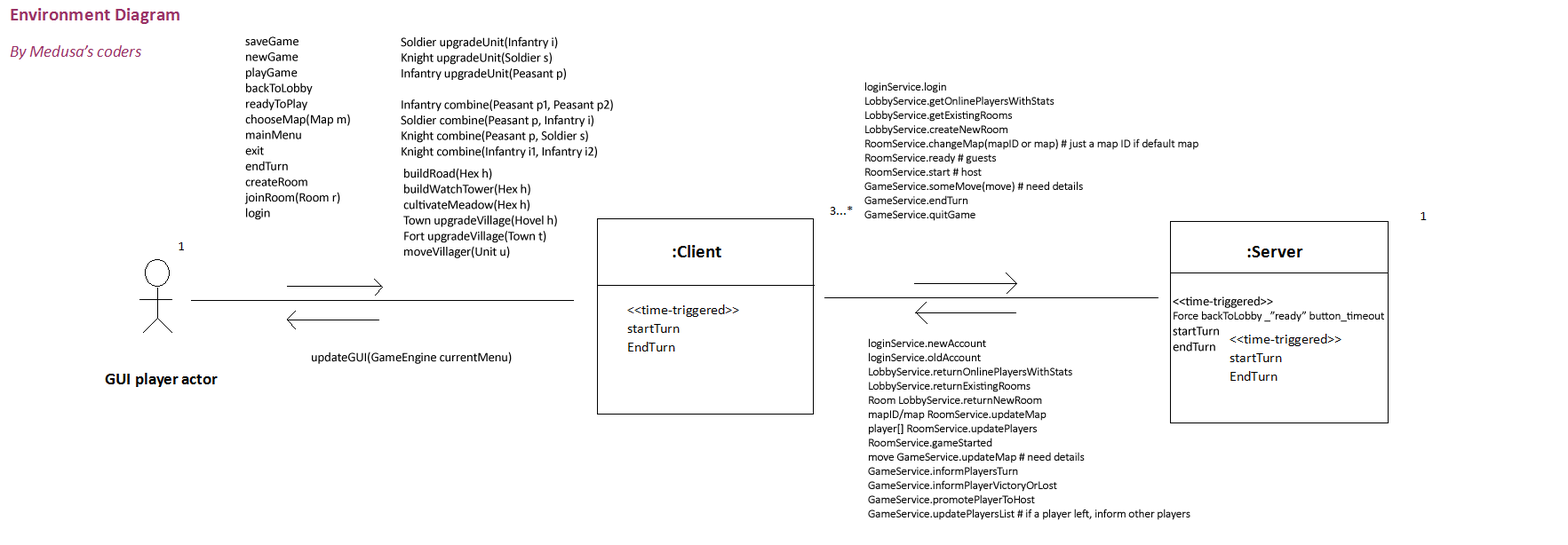
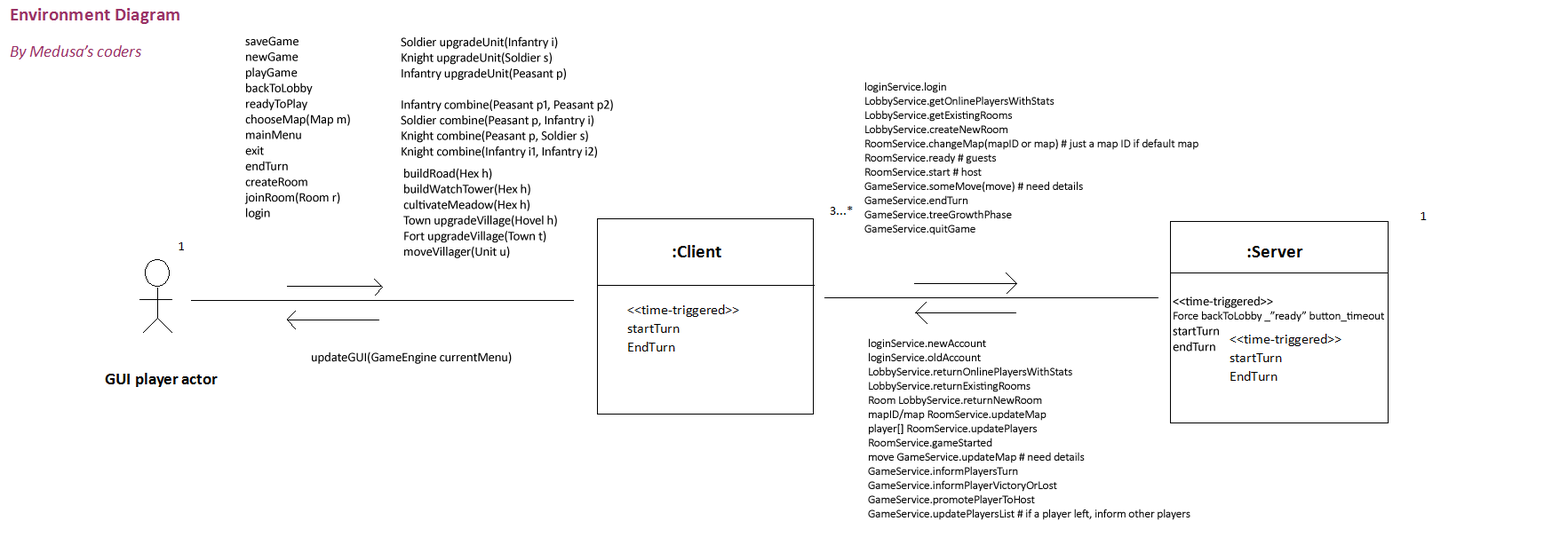
Revision of a layered w=1568, h=545 image; what changed, layer by layer:
painted on "clientToServer" over [864, 209, 1012, 236]
